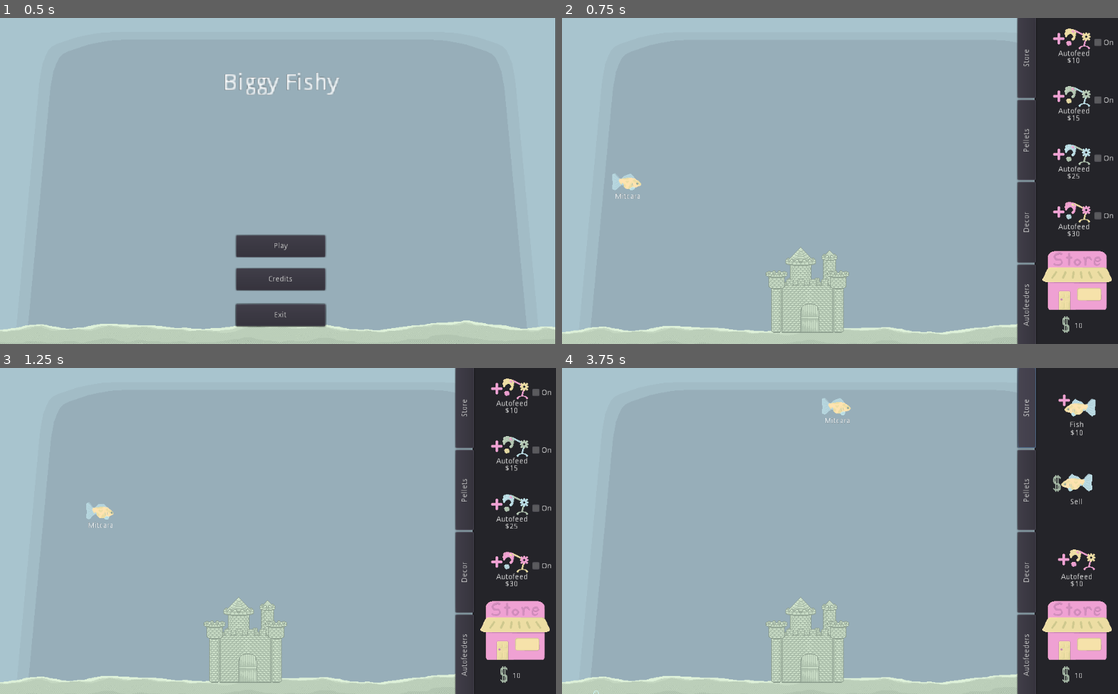
Above: before the commit, frames 1-4 (two rows, left to right).
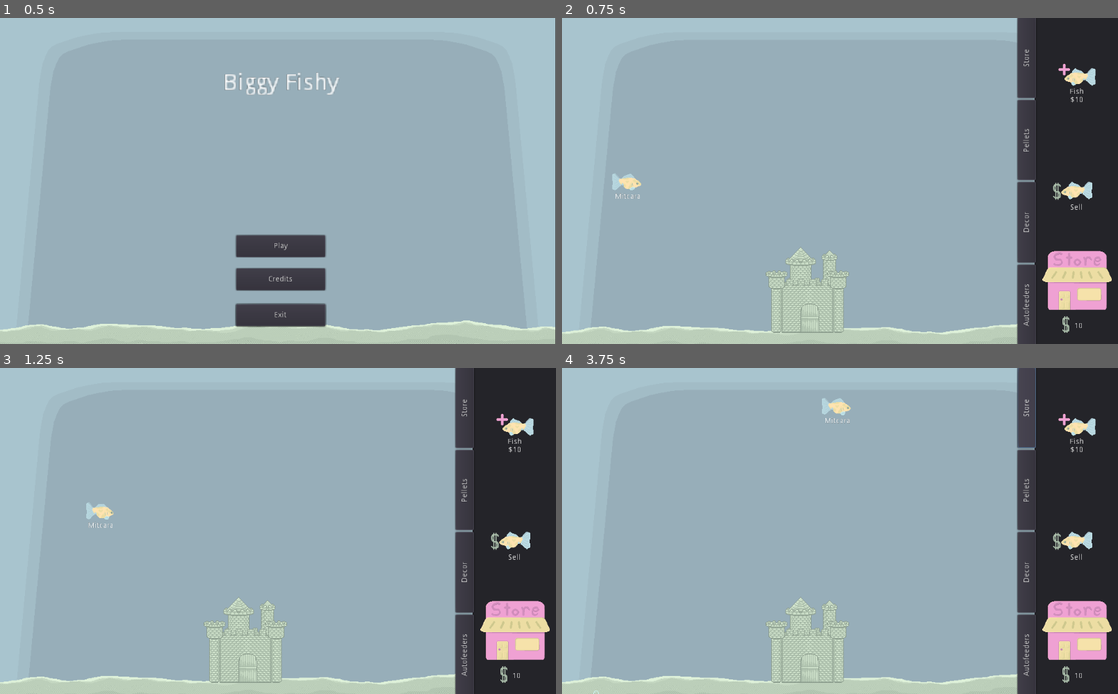
Above: after the commit, the same moments.

Repository: Struckdown/oohgamejam2020
Game: Godot game, scene res://Scenes/MainMenu.tscn
Two runs of this game, one before a commit and one after it. Both use one fixed random seed, a clock stepped at 60 frames per second and the inputs below.
Inputs:
- Up to frame 1 (0.5 s): no input
- Up to frame 2 (0.75 s): click "Play" at 0.5 s
- Up to frame 3 (1.25 s): no input
- Up to frame 4 (3.75 s): click "Autofeeders" at 1.25 s; click "Decor" at 2 s; click "Pellets" at 2.75 s; click "Store" at 3.5 s

Frame 1 is identical in both runs. In frame 2, 1.6% of the frame differs, in the area x 88-100%, y 3-68%; in frame 3, 1.6%; in frame 4, 1.3%.

Commit message:
Removed unused shop element
Removed unused code related to it

Diff:
--- a/src/Scenes/StoreUI.tscn
+++ b/src/Scenes/StoreUI.tscn
@@ -7,7 +7,6 @@
 [ext_resource path="res://Art/HUD Elements/More Fish.png" type="Texture" id=5]
 [ext_resource path="res://Audio/button.wav" type="AudioStream" id=6]
 [ext_resource path="res://Art/HUD Elements/money.png" type="Texture" id=7]
-[ext_resource path="res://Art/HUD Elements/buy autofeeder (0).png" type="Texture" id=8]
 [ext_resource path="res://Audio/buyfish.wav" type="AudioStream" id=9]
 [ext_resource path="res://Art/HUD Elements/blue pellet.png" type="Texture" id=10]
 [ext_resource path="res://Art/HUD Elements/pink pellet.png" type="Texture" id=11]
@@ -149,7 +148,6 @@
 }
 
 [node name="MainShopUI" type="Control" parent="Content"]
-visible = false
 anchor_right = 1.0
 anchor_bottom = 1.0
 margin_left = 4.0
@@ -170,7 +168,7 @@
 
 [node name="BuyFish" type="TextureButton" parent="Content/MainShopUI/VBoxContainer"]
 margin_right = 153.0
-margin_bottom = 138.0
+margin_bottom = 209.0
 size_flags_vertical = 3
 texture_normal = ExtResource( 5 )
 texture_pressed = SubResource( 1 )
@@ -183,8 +181,8 @@
 [node name="BuyFishLabel" type="Label" parent="Content/MainShopUI/VBoxContainer/BuyFish"]
 anchor_right = 1.0
 anchor_bottom = 1.0
-margin_top = 98.3042
-margin_bottom = 10.3042
+margin_top = 129.485
+margin_bottom = 41.485
 text = "Fish"
 align = 1
 __meta__ = {
@@ -194,8 +192,8 @@
 [node name="BuyFishCostLbl" type="Label" parent="Content/MainShopUI/VBoxContainer/BuyFish"]
 anchor_right = 1.0
 anchor_bottom = 1.0
-margin_top = 112.965
-margin_bottom = 24.9654
+margin_top = 144.146
+margin_bottom = 56.1461
 text = "$10"
 align = 1
 __meta__ = {
@@ -203,61 +201,26 @@
 }
 
 [node name="SellButton" type="TextureButton" parent="Content/MainShopUI/VBoxContainer"]
-margin_top = 142.0
-margin_right = 153.0
-margin_bottom = 280.0
-size_flags_vertical = 3
-texture_normal = ExtResource( 4 )
-texture_pressed = SubResource( 1 )
-expand = true
-stretch_mode = 3
-__meta__ = {
-"_edit_use_anchors_": false
-}
-
-[node name="SellLabel" type="Label" parent="Content/MainShopUI/VBoxContainer/SellButton"]
-anchor_right = 1.0
-anchor_bottom = 1.0
-margin_left = -1.0
-margin_top = 98.1372
-margin_right = -1.0
-margin_bottom = 15.1372
-text = "Sell"
-align = 1
-__meta__ = {
-"_edit_use_anchors_": false
-}
-
-[node name="AutofeederBtn" type="TextureButton" parent="Content/MainShopUI/VBoxContainer"]
-margin_top = 284.0
+margin_top = 213.0
 margin_right = 153.0
 margin_bottom = 422.0
 size_flags_vertical = 3
-texture_normal = ExtResource( 8 )
-texture_pressed = SubResource( 1 )
-expand = true
-stretch_mode = 3
-__meta__ = {
-"_edit_use_anchors_": false
-}
-
-[node name="AutoFeederLbl" type="Label" parent="Content/MainShopUI/VBoxContainer/AutofeederBtn"]
-anchor_right = 1.0
-anchor_bottom = 1.0
-margin_top = 94.1502
-margin_bottom = 8.15021
-text = "Autofeed"
-align = 1
-__meta__ = {
-"_edit_use_anchors_": false
-}
-
-[node name="AutoFeederCostLbl2" type="Label" parent="Content/MainShopUI/VBoxContainer/AutofeederBtn"]
-anchor_right = 1.0
-anchor_bottom = 1.0
-margin_top = 107.15
-margin_bottom = 23.1502
-text = "$10"
+texture_normal = ExtResource( 4 )
+texture_pressed = SubResource( 1 )
+expand = true
+stretch_mode = 3
+__meta__ = {
+"_edit_use_anchors_": false
+}
+
+[node name="SellLabel" type="Label" parent="Content/MainShopUI/VBoxContainer/SellButton"]
+anchor_right = 1.0
+anchor_bottom = 1.0
+margin_left = -1.0
+margin_top = 129.318
+margin_right = -1.0
+margin_bottom = 46.318
+text = "Sell"
 align = 1
 __meta__ = {
 "_edit_use_anchors_": false
@@ -595,6 +558,7 @@
 }
 
 [node name="AutofeederShopUI" type="Control" parent="Content"]
+visible = false
 anchor_right = 1.0
 anchor_bottom = 1.0
 margin_left = 4.0
@@ -648,7 +612,6 @@
 [connection signal="pressed" from="Tabs/HBoxContainer/Main" to="." method="_on_Main_pressed"]
 [connection signal="pressed" from="Content/MainShopUI/VBoxContainer/BuyFish" to="." method="_on_BuyFish_pressed"]
 [connection signal="pressed" from="Content/MainShopUI/VBoxContainer/SellButton" to="." method="_on_SellButton_pressed"]
-[connection signal="pressed" from="Content/MainShopUI/VBoxContainer/AutofeederBtn" to="." method="_on_AutofeederBtn_pressed"]
 [connection signal="pressed" from="Content/PelletShopUI/VBoxContainer/Pellet1" to="." method="_on_Pellet_pressed" binds= [ "pink" ]]
 [connection signal="pressed" from="Content/PelletShopUI/VBoxContainer/Pellet2" to="." method="_on_Pellet_pressed" binds= [ "yellow" ]]
 [connection signal="pressed" from="Content/PelletShopUI/VBoxContainer/Pellet3" to="." method="_on_Pellet_pressed" binds= [ "green" ]]
--- a/src/Scripts/StoreUI.gd
+++ b/src/Scripts/StoreUI.gd
@@ -3,8 +3,6 @@
 export(NodePath) var mouseManagerRef
 export(NodePath) var decorationManagerRef
 var autofeedCost = 10
-onready var autofeedLbl = $Content/MainShopUI/VBoxContainer/AutofeederBtn/AutoFeederLbl
-onready var autofeedCostLbl = $Content/MainShopUI/VBoxContainer/AutofeederBtn/AutoFeederCostLbl2
 
 # Called when the node enters the scene tree for the first time.
 func _ready():
@@ -23,7 +21,6 @@
 	$Content/DecorationShopUI/VBoxContainer/DelayDecor/Cost.text = "$"+str(decorationManagerRef.getDecorCost("delay"))
 	$Content/DecorationShopUI/VBoxContainer/BulkDecor/Cost.text = "$"+str(decorationManagerRef.getDecorCost("bulk"))
 	$Content/DecorationShopUI/VBoxContainer/MultiplierDecor/Cost.text = "$"+str(decorationManagerRef.getDecorCost("multiplier"))
-	#TODO UPDATE SHOP UI COSTS FOR AUTOFEEDER LOGIC?
 	$Content/MainShopUI/VBoxContainer/BuyFish/BuyFishCostLbl.text = "$"+str(getFishCost())
 
 func getFishCost():
Not shown: 1 places in src/Scenes/StoreUI.tscn that only renumber resources
